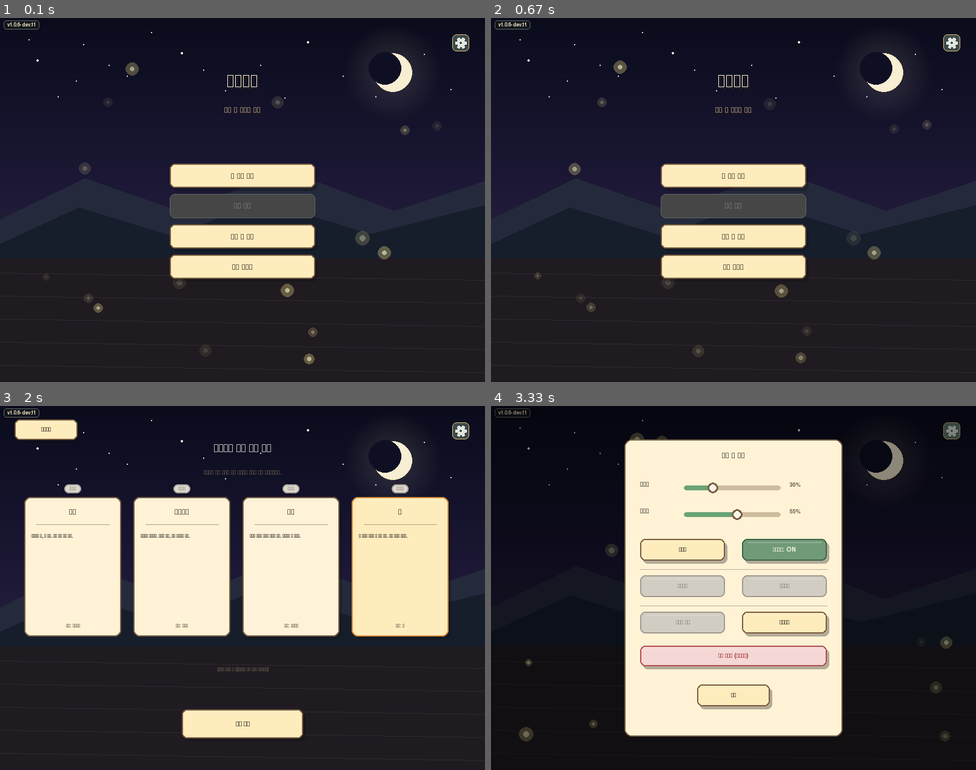
Above: before the commit, frames 1-4 (two rows, left to right).
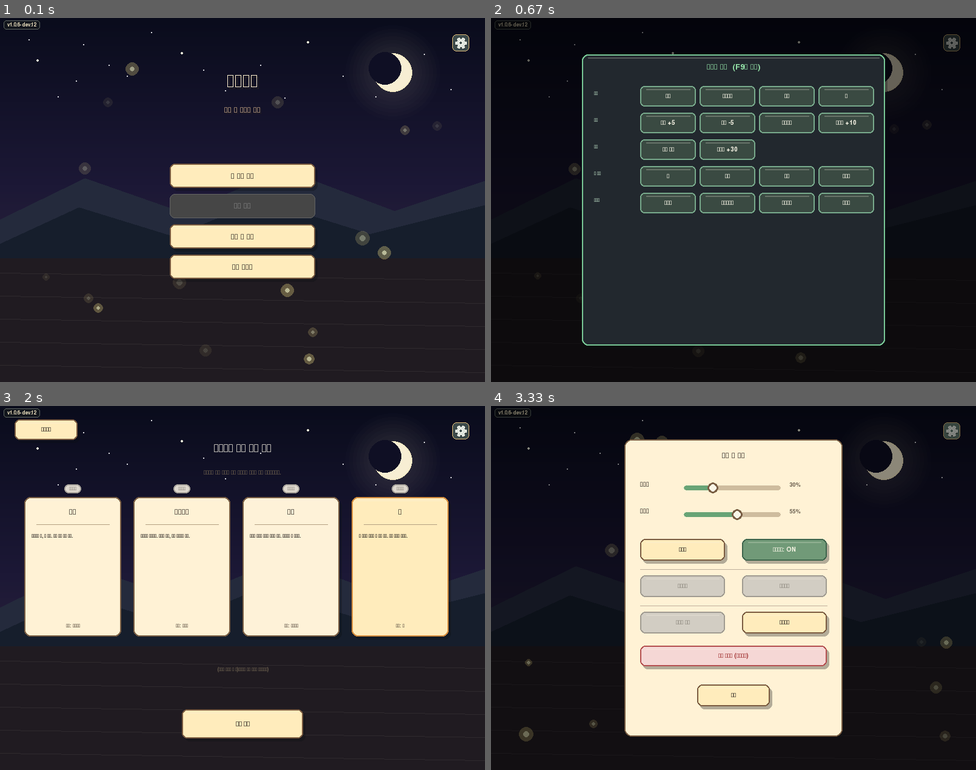
Above: after the commit, the same moments.

Repository: minulx-10/DreamFarm
Game: pygame game, started from main.py
Two runs of this game, one before a commit and one after it. Both use one fixed random seed, a clock stepped at 60 frames per second and the inputs below.
Inputs (mouse positions are in pixels of both pictures, inside the frame that each line leads up to):
- Up to frame 1 (0.1 s): no input
- Up to frame 2 (0.67 s): hold F9 from 0.33 s (still down)
- Up to frame 3 (2 s): release F9 at 0.8 s; press the mouse at (242, 562) at 0.92 s; move the mouse to (184, 540) at 1.02 s; release the mouse at (126, 515) at 1.15 s; hold M 1.22-1.68 s; press the mouse at (397, 566) at 1.8 s; move the mouse to (305, 588) at 1.9 s
- Up to frame 4 (3.33 s): release the mouse at (704, 606) at 2.03 s; click (621, 635) at 2.15 s; press the mouse at (539, 427) at 2.47 s; move the mouse to (597, 562) at 2.57 s; release the mouse at (660, 693) at 2.7 s; hold Esc 2.77-3.23 s; press the mouse at (733, 653) at 3.3 s

The runs differ from the first frame. In frame 1, less than 0.1% of the frame differs, in the area x 6-9%, y 0-4%; in frame 2, 38%, in the area x 0-100%, y 0-98%; in frame 3, less than 0.1%; in frame 4, less than 0.1%.

Commit message:
Feat: 개발자 모드(F9) 추가 — 씬 점프·작물/성장/이해도 조정·이벤트 강제
- core/dev_overlay.py DevOverlay: F9 토글, 작물 변경(밭 재생성), 성장±/수확가능, 이해도±,
  악몽 토글, 씬 점프(밭·수확·엔딩·갤러리), 이벤트 강제(별잇기·선택이벤트·아버지날·깨달음)
- main.py에 settings_overlay와 동일 방식으로 wiring + dev_new_farm 훅

Co-Authored-By: Claude Opus 4.8 <noreply@anthropic.com>

Diff:
--- /dev/null
+++ b/core/dev_overlay.py
@@ -0,0 +1,145 @@
+"""개발자/테스트 모드 오버레이.
+
+F9로 열고 닫는다. 씬 점프·작물 변경·성장/이해도 조정·이벤트 강제 실행 등으로
+특정 부분만 빠르게 테스트할 수 있다. 릴리스 빌드에서도 숨은 기능으로 남겨 둔다.
+main 루프가 settings_overlay와 같은 방식으로 handle_events/draw를 불러 준다.
+"""
+
+import pygame
+
+from core import audio
+from core.assets import get_font, WHITE, TEXT_DARK
+from core.ui import draw_panel, mix_color
+from core.game_state import game_state, STORY_EVENTS
+
+
+class DevOverlay:
+    def __init__(self):
+        self.open = False
+        self.panel = pygame.Rect(150, 60, 500, 480)
+        self._buttons = []   # (rect, label, action)
+        self.msg = ""
+
+    # ------------------------------------------------------------------ 입력
+    def handle_events(self, events, farm_scene=None):
+        consumed = False
+        for event in events:
+            if event.type == pygame.KEYDOWN and event.key == pygame.K_F9:
+                self.open = not self.open
+                self.msg = ""
+                consumed = True
+                continue
+            if not self.open:
+                continue
+            consumed = True
+            if event.type == pygame.KEYDOWN and event.key == pygame.K_ESCAPE:
+                self.open = False
+            elif event.type == pygame.MOUSEBUTTONDOWN and event.button == 1:
+                for rect, _label, action in self._buttons:
+                    if rect.collidepoint(event.pos):
+                        audio.play("click")
+                        action(farm_scene)
+                        break
+        return consumed
+
+    # ------------------------------------------------------------------ 동작
+    def _set_crop(self, crop):
+        def act(farm):
+            game_state.crop = crop
+            game_state.dev_new_farm = True   # main이 밭을 새로 만들고 farm으로 이동
+            self.msg = f"작물 → {crop} (새 밭)"
+        return act
+
+    def _goto(self, scene, setup=None):
+        def act(farm):
+            if setup:
+                setup(farm)
+            game_state.current_scene = scene
+            self.msg = f"이동 → {scene}"
+        return act
+
+    def _grow(self, amount):
+        def act(farm):
+            if farm is not None:
+                farm.growth = max(0, min(farm.growth_goal, farm.growth + amount))
+                self.msg = f"성장 {farm.growth}/{farm.growth_goal}"
+        return act
+
+    def _harvest_ready(self, farm):
+        if farm is not None:
+            farm.growth = farm.growth_goal
+            self.msg = "수확 가능 상태로"
+
+    def _und(self, amount):
+        def act(farm):
+            game_state.understanding = max(0, game_state.understanding + amount)
+            self.msg = f"이해도 {game_state.understanding}"
+        return act
+
+    def _toggle_nightmare(self, farm):
+        game_state.nightmare = not game_state.nightmare
+        self.msg = f"악몽 {'ON' if game_state.nightmare else 'OFF'}"
+
+    def _force_story(self, farm):
+        import random
+        game_state.choice_data = random.choice(STORY_EVENTS)
+        game_state.current_scene = "story_choice"
+        self.msg = "선택형 이벤트 강제"
+
+    def _force_epiphany(self, farm):
+        game_state.pending_epiphany = "…무언가 마음에 스친다."
+        game_state.current_scene = "epiphany"
+
+    def _goto_harvest(self, farm):
+        game_state.timer = 30
+        game_state.score = 0
+        game_state.current_scene = "stage4"
+
+    def _goto_star(self, farm):
+        game_state.return_scene = "farm"
+        game_state.current_scene = "star_connect"
+
+    # ------------------------------------------------------------------ 그리기
+    def draw(self, screen):
+        if not self.open:
+            return
+        veil = pygame.Surface((800, 600), pygame.SRCALPHA)
+        veil.fill((0, 0, 0, 150))
+        screen.blit(veil, (0, 0))
+        draw_panel(screen, self.panel, fill=(34, 40, 46), border=(120, 200, 150), radius=10)
+        title = get_font(20).render("개발자 모드  (F9로 닫기)", True, (150, 230, 170))
+        screen.blit(title, (self.panel.centerx - title.get_width() // 2, self.panel.y + 14))
+
+        rows = [
+            ("작물", [("당근", self._set_crop("carrot")), ("사과나무", self._set_crop("apple")),
+                     ("감자", self._set_crop("potato")), ("벼", self._set_crop("rice"))]),
+            ("성장", [("성장 +5", self._grow(5)), ("성장 -5", self._grow(-5)),
+                     ("수확가능", self._harvest_ready), ("이해도 +10", self._und(10))]),
+            ("모드", [("악몽 토글", self._toggle_nightmare), ("이해도 +30", self._und(30))]),
+            ("씬 점프", [("밭", self._goto("farm")), ("수확", self._goto_harvest),
+                       ("엔딩", self._goto("ending")), ("갤러리", self._goto("gallery"))]),
+            ("이벤트", [("별잇기", self._goto_star), ("선택이벤트", self._force_story),
+                      ("아버지날", self._goto("father_day")), ("깨달음", self._force_epiphany)]),
+        ]
+
+        self._buttons = []
+        font = get_font(15)
+        y = self.panel.y + 52
+        for label, btns in rows:
+            lab = get_font(13).render(label, True, (170, 200, 180))
+            screen.blit(lab, (self.panel.x + 20, y + 8))
+            bx = self.panel.x + 96
+            for text, action in btns:
+                rect = pygame.Rect(bx, y, 92, 34)
+                hov = rect.collidepoint(pygame.mouse.get_pos())
+                fill = (86, 120, 96) if hov else (58, 74, 66)
+                draw_panel(screen, rect, fill=fill, border=(120, 170, 140), radius=7, shadow=False)
+                ts = font.render(text, True, WHITE)
+                screen.blit(ts, (rect.centerx - ts.get_width() // 2, rect.centery - ts.get_height() // 2))
+                self._buttons.append((rect, text, action))
+                bx += 98
+            y += 44
+
+        if self.msg:
+            m = get_font(14).render(self.msg, True, (230, 220, 160))
+            screen.blit(m, (self.panel.centerx - m.get_width() // 2, self.panel.bottom - 30))
--- a/core/version.py
+++ b/core/version.py
@@ -10,7 +10,7 @@
 여기 VERSION은 '안정 채널' 표기용이다. Git 태그 이름이 실제 배포 채널(안정/프리릴리스)을 정한다.
 """
 
-VERSION = "1.0.6-dev.11"
+VERSION = "1.0.6-dev.12"
 
 
 def display_version():
--- a/main.py
+++ b/main.py
@@ -172,6 +172,8 @@
     settings_overlay = SettingsOverlay()
     from core.quit_overlay import QuitOverlay
     quit_overlay = QuitOverlay()
+    from core.dev_overlay import DevOverlay
+    dev_overlay = DevOverlay()   # F9로 여는 개발자/테스트 모드
 
     current_key = game_state.current_scene
     current_scene_obj = scenes[current_key]
@@ -213,6 +215,17 @@
                 if game_state.nightmare != current_nightmare:
                     update_display_mode()
                 audio.play_bgm("farm")
+
+        # 개발자 모드에서 작물을 바꾸면 밭을 새로 만들어 farm으로 이동
+        if getattr(game_state, "dev_new_farm", False):
+            game_state.dev_new_farm = False
+            scenes["farm"] = SCENE_FACTORIES["farm"]()
+            game_state.current_scene = "farm"
+            current_scene_obj = scenes["farm"]
+            current_key = "farm"
+            target_scene = "farm"
+            if game_state.nightmare != current_nightmare:
+                update_display_mode()
 
         desired_bgm = BGM_BY_SCENE.get(target_scene)
         # 이스터에그/악몽: 타이틀 등 밤 씬에서 악몽 모드면 긴장감 있는 곡으로 바꾼다.
@@ -259,7 +272,8 @@
         # 2. 모든 입력을 가상 좌표 이벤트로 흘려보냄
         # 종료 확인 오버레이, 소리 설정 overlay 또는 인게임 설정(esc/m) 처리 포함
         if not quit_overlay.handle_events(mapped_events):
-            if not settings_overlay.handle_events(mapped_events, farm_scene=scenes.get("farm")):
+            if not settings_overlay.handle_events(mapped_events, farm_scene=scenes.get("farm")) \
+                    and not dev_overlay.handle_events(mapped_events, farm_scene=scenes.get("farm")):
                 for event in mapped_events:
                     if event.type == pygame.KEYDOWN and event.key == pygame.K_m:
                         audio.toggle_mute()
@@ -297,6 +311,7 @@
 
         settings_overlay.draw(virtual_screen)
         quit_overlay.draw(virtual_screen)
+        dev_overlay.draw(virtual_screen)
         achievements.draw(virtual_screen)   # 업적 토스트는 항상 맨 위에
 
         # 4. 가상 화면을 실제 물리 창 해상도로 스케일링 복사 (종횡비 유지 검은 띠 적용)
Not shown, changed: CHANGELOG.md
